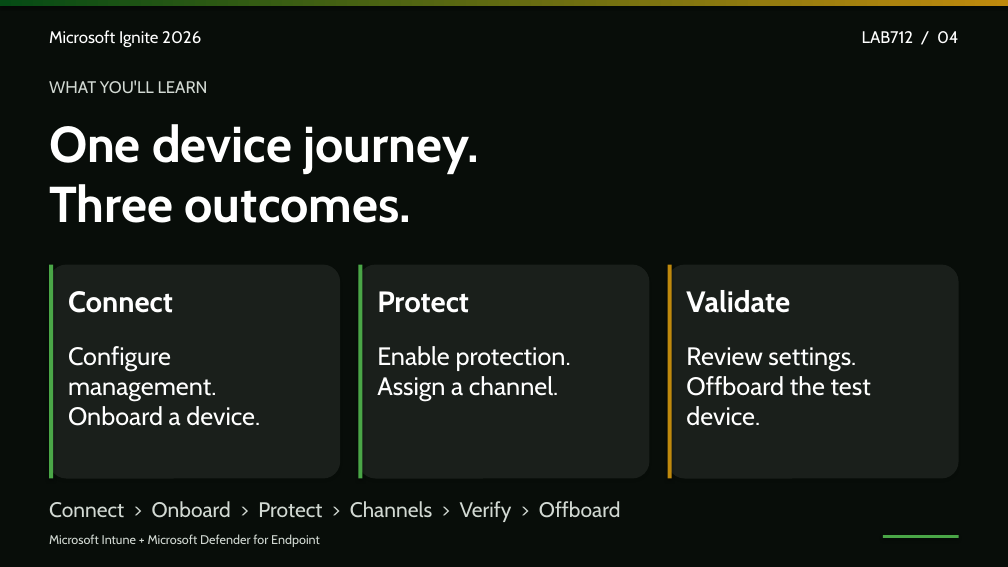
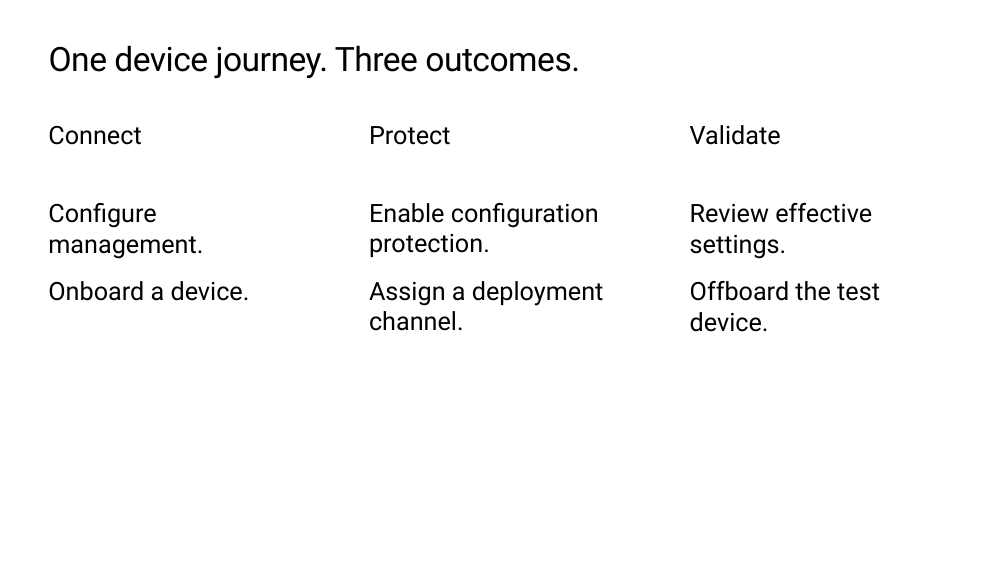
Before and after one commit to microsoft/ignite26-LAB712, a slide deck: slide 4 of docs/slides/LAB712-context-Ignite-2026.pptx. Drawn at 1008x567 pixels with LibreOffice and Linux fonts; fonts in the diff are those of the drawing; background and template pictures are left out. Boxes give left, top, right and bottom in pixels: in the first picture for what was removed or moved away, otherwise in the second. Text is boxed around its words. In the diff, an @@ line names an element or a change of style, - is before the commit and + after.

```diff
--- a/docs/slides/LAB712-context-Ignite-2026.pptx
+++ b/docs/slides/LAB712-context-Ignite-2026.pptx
@@ background #080D09 to #FFFFFF @@
@@ rectangle removed at (0, 0, 1008, 5) @@
@@ title at (49, 45, 580, 78): text changed; size 48 to 32 pt; font Cabin to Roboto; text colour #FFFFFF to #000000; bold off @@
-One device journey.
-Three outcomes.
+One device journey. Three outcomes.
@@ text removed at (49, 30, 201, 47) @@
-Microsoft Ignite 2026
@@ text removed at (862, 31, 958, 43) @@
-LAB712 / 04
@@ text removed at (49, 80, 208, 93) @@
-WHAT YOU'LL LEARN
@@ text "Connect": place and size @@
-text "Connect" at (68, 291, 173, 313)
+text "Connect" at (48, 126, 141, 145)
@@ text "Protect": place and size @@
-text "Protect" at (377, 291, 469, 313)
+text "Protect" at (369, 126, 451, 145)
@@ size 28 to 24 pt, font Cabin to Roboto, text colour #FFFFFF to #000000, bold off; more space between paragraphs in 3 elements at (48, 126, 141, 145), (369, 126, 451, 145), (690, 125, 781, 145) @@
@@ text "Validate": place and size @@
-text "Validate" at (686, 290, 790, 313)
+text "Validate" at (690, 125, 781, 145)
@@ text "Configure management.": place and size @@
-text "Configure management." at (68, 346, 260, 426)
+text "Configure management." at (48, 203, 250, 301)
@@ text "Configure management." at (48, 203, 250, 301): font Cabin to Roboto, text colour #FFFFFF to #000000; more space between paragraphs @@
@@ text at (369, 203, 604, 331): text changed; font Cabin to Roboto; text colour #FFFFFF to #000000 @@
-Enable protection.
-Assign a channel.
+Enable configuration protection.
+Assign a deployment channel.
@@ text at (690, 203, 872, 259): text changed; font Cabin to Roboto; text colour #FFFFFF to #000000 @@
-Review settings.
+Review effective settings.
@@ text "Review effective settings.": place and size @@
-text "Review effective settings." at (686, 347, 871, 426)
+text "Review effective settings." at (690, 203, 880, 332)
@@ rounded rectangle removed at (49, 265, 340, 479) @@
@@ rectangle removed at (49, 265, 54, 479) @@
@@ rounded rectangle removed at (358, 265, 650, 479) @@
@@ rectangle removed at (358, 265, 363, 479) @@
@@ rounded rectangle removed at (668, 265, 959, 479) @@
@@ rectangle removed at (668, 265, 672, 479) @@
@@ text at (690, 281, 880, 332): font Cabin to Roboto, text colour #FFFFFF to #000000 in "Offboard the test device."; more space between paragraphs @@
@@ text removed at (49, 501, 621, 522) @@
-Connect > Onboard > Protect > Channels > Verify > Offboard
@@ text removed at (49, 534, 320, 547) @@
-Microsoft Intune + Microsoft Defender for Endpoint
@@ rectangle removed at (883, 535, 959, 538) @@
```
Also in this commit, not shown: 6 other slides changed, 1 slide added, 1 slide removed, 2 other files.
